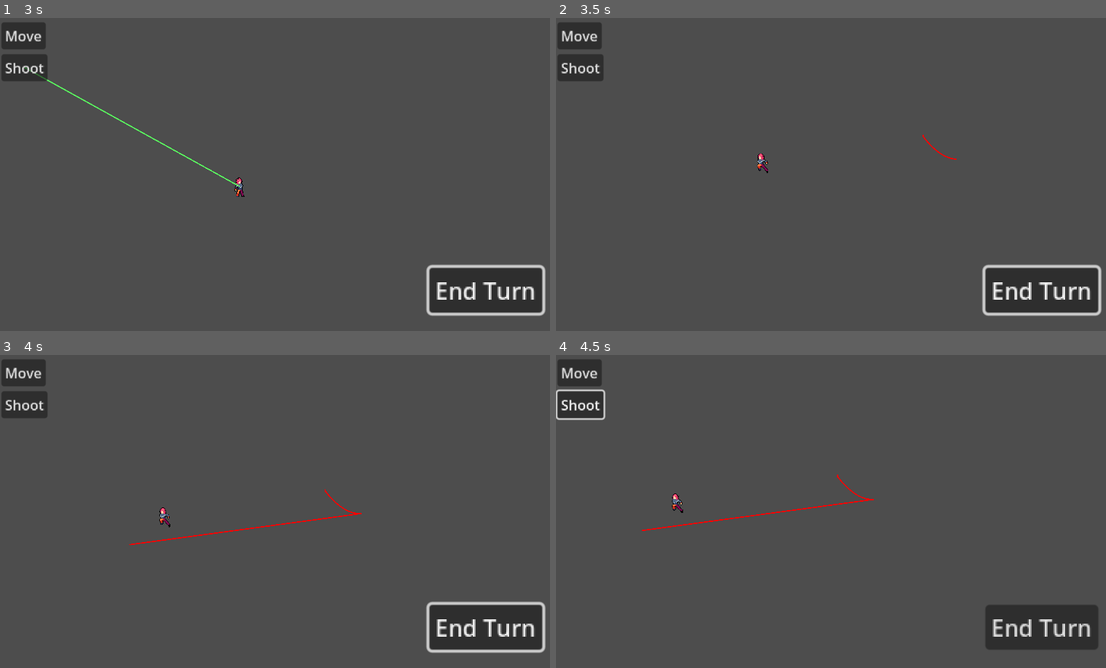
Above: before the commit, frames 1-4 (two rows, left to right).
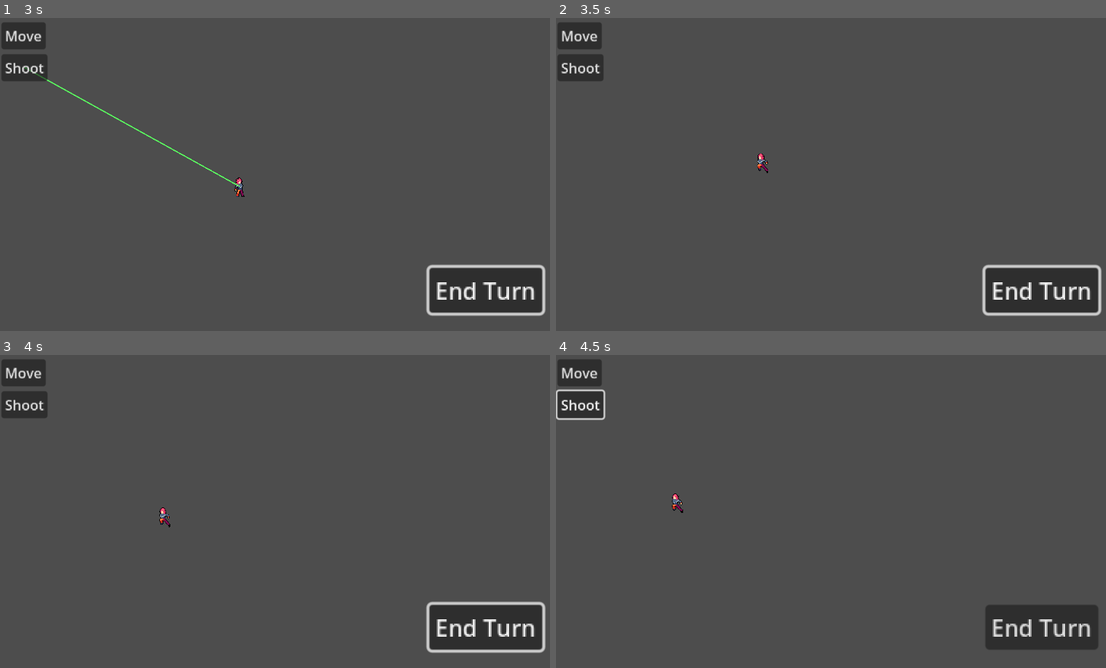
Above: after the commit, the same moments.

Repository: NeroDT67/Micojam14
Game: Godot game, scene res://test_sceane.tscn
Same seed, same stepped clock (60 frames per second), same inputs: the game is played once before the commit and once after it. The project has no main scene, so this scene is started directly.
Inputs (mouse positions are in pixels of both pictures, inside the frame that each line leads up to):
- Up to frame 1 (3 s): click "End Turn" at 0.5 s; click "Move" at 1.25 s; click "Shoot" at 2 s; tap Enter (ui_accept) at 2.75 s; move the mouse to (401, 158) at 2.77 s; press the mouse at (401, 158) at 2.78 s; hold Right (ui_right) from 2.78 s (still down)
- Up to frame 2 (3.5 s): keep holding Right (ui_right); tap Enter (ui_accept) at 3.02 s
- Up to frame 3 (4 s): keep holding Right (ui_right); move the mouse to (165, 527) at 3.52 s; release the mouse at (165, 527) at 3.53 s; click (165, 527) at 3.6 s; tap Enter (ui_accept) at 3.77 s
- Up to frame 4 (4.5 s): move the mouse to (891, 442) at 4.27 s; release Right (ui_right) at 4.28 s; press the mouse at (891, 442) at 4.28 s; hold Left (ui_left) from 4.28 s (still down)

Frame 1 is identical in both runs. In frame 2, less than 0.1% of the frame differs, in the area x 66-73%, y 37-46%; in frame 3, 0.2%; in frame 4, 0.2%, in the area x 15-58%, y 38-57%.
Error after the commit: Out of bounds get index '0' (on base: 'Array[Line2D]') (res://Characters/Lines.gd:31)

Commit message:
bullets are shot

Diff:
--- a/Characters/Lines.gd
+++ b/Characters/Lines.gd
@@ -78,7 +78,7 @@
 	ShootingAngle.fill(Vector2.ZERO)
 
 	for i in ShootingLineArray.size():
-		ShootingPos[i] = position + ShootingLineArray[i].points[0]
+		ShootingPos[i] = global_position + (ShootingLineArray[i].points[0])
 		ShootingAngle[i] = (ShootingLineArray[i].points[ShootingLineArray[i].points.size() - 1] - ShootingLineArray[i].points[0]).normalized()
 
 	emit_signal("ShootDataSignal", ShootingPos, ShootingAngle)
--- a/Characters/punk.gd
+++ b/Characters/punk.gd
@@ -61,6 +61,17 @@
 	if is_on_floor() and (targetPosition.y - startPosition.y) < -10 and moving:
 		velocity.y = JUMP_VELOCITY
 
+	for i in range(ShootingPos.size()):
+
+		if ShootingPos[i].distance_to(position) < 5:
+			Shoot(ShootingPos[i], ShootingAngle[i])
+			ShootingPos.remove_at(i)
+			ShootingAngle.remove_at(i)
+			break
+
+
+
+
 	# animations
 
 	if velocity.x != 0:
@@ -84,10 +95,16 @@
 
 
 signal disableShootingLine
+signal sendShootingData
+signal ResetShootingData
 
 func startMoving():
+	ShootingPos = []
+	ShootingAngle = []
 	MoveLine.visible = false
 	emit_signal("disableShootingLine")
+	emit_signal("sendShootingData")
+	emit_signal("ResetShootingData")
 	MoveLineIndex = 0
 	startPosition = position
 	calcutateTargetPosition()
@@ -103,3 +120,15 @@
 func SetShootingDetails(shootingPos : Array[Vector2], shootingAngle : Array[Vector2]):
 	ShootingPos = shootingPos
 	ShootingAngle = shootingAngle
+
+func ShootingDetailsReset():
+	ShootingPos = []
+	ShootingAngle = []
+
+
+var bullet = preload("res://GunsAndBullets/Bullet1.tscn")
+
+func Shoot(pos : Vector2, angle : Vector2):
+	var b = bullet.instantiate()
+	b.start(pos + angle*10, angle)
+	get_tree().root.add_child(b)
--- a/Characters/punk.tscn
+++ b/Characters/punk.tscn
@@ -19,7 +19,7 @@
 [node name="AnimatedSprite2D" type="AnimatedSprite2D" parent="."]
 sprite_frames = ExtResource("1_43nld")
 animation = &"Idle"
-frame_progress = 0.0912795
+frame_progress = 0.336396
 
 [node name="Lines" type="Node2D" parent="."]
 script = ExtResource("3_y1yqh")
--- /dev/null
+++ b/GunsAndBullets/Bullet1.gd
@@ -0,0 +1,24 @@
+extends CharacterBody2D
+
+
+const SPEED = 600.0
+
+
+func start(_position, _direction):
+
+	position = _position
+	velocity = _direction * SPEED
+
+func _physics_process(_delta):
+
+
+	var collision = move_and_collide(velocity * _delta)
+
+	if collision:
+		pass
+
+
+
+
+func _on_VisibilityNotifier2D_screen_exited():
+	queue_free()
--- /dev/null
+++ b/GunsAndBullets/Bullet1.tscn
@@ -0,0 +1,17 @@
+[gd_scene load_steps=4 format=3 uid="uid://c8awfv1earv48"]
+
+[ext_resource type="Script" path="res://GunsAndBullets/Bullet1.gd" id="1_7jvcy"]
+[ext_resource type="Texture2D" uid="uid://bpnwc3rncj8c4" path="res://Assets/free-guns-for-cyberpunk-characters-pixel-art/5 Bullets/6.png" id="1_yuk1b"]
+
+[sub_resource type="CircleShape2D" id="CircleShape2D_xn3h2"]
+radius = 4.0
+
+[node name="Bullet1" type="CharacterBody2D"]
+script = ExtResource("1_7jvcy")
+
+[node name="6" type="Sprite2D" parent="."]
+scale = Vector2(2, 2)
+texture = ExtResource("1_yuk1b")
+
+[node name="CollisionShape2D" type="CollisionShape2D" parent="."]
+shape = SubResource("CircleShape2D_xn3h2")
--- a/test_sceane.tscn
+++ b/test_sceane.tscn
@@ -34,6 +34,10 @@
 layout_mode = 1
 metadata/_edit_lock_ = true
 
+[connection signal="ResetShootingData" from="Punk" to="Punk/Lines" method="ResetShootingLine"]
+[connection signal="disableShootingLine" from="Punk" to="Punk/Lines" method="hideShootingLine"]
+[connection signal="sendShootingData" from="Punk" to="Punk/Lines" method="sendShootingData"]
+[connection signal="ShootDataSignal" from="Punk/Lines" to="Punk" method="SetShootingDetails"]
 [connection signal="end_turn_pressed" from="Ui/GameplayUi" to="Punk" method="startMoving"]
 [connection signal="move_pressed" from="Ui/GameplayUi" to="Punk/Lines" method="DrawMoveLine"]
 [connection signal="shoot_pressed" from="Ui/GameplayUi" to="Punk/Lines" method="DrawShootingLine"]
